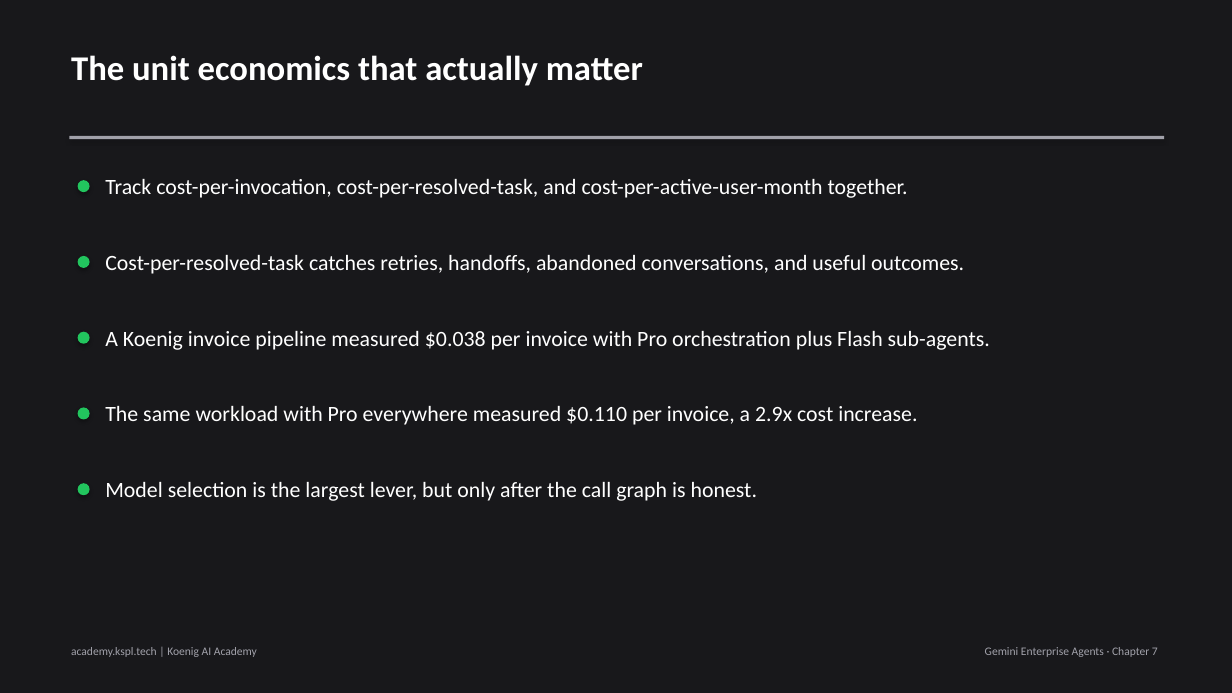
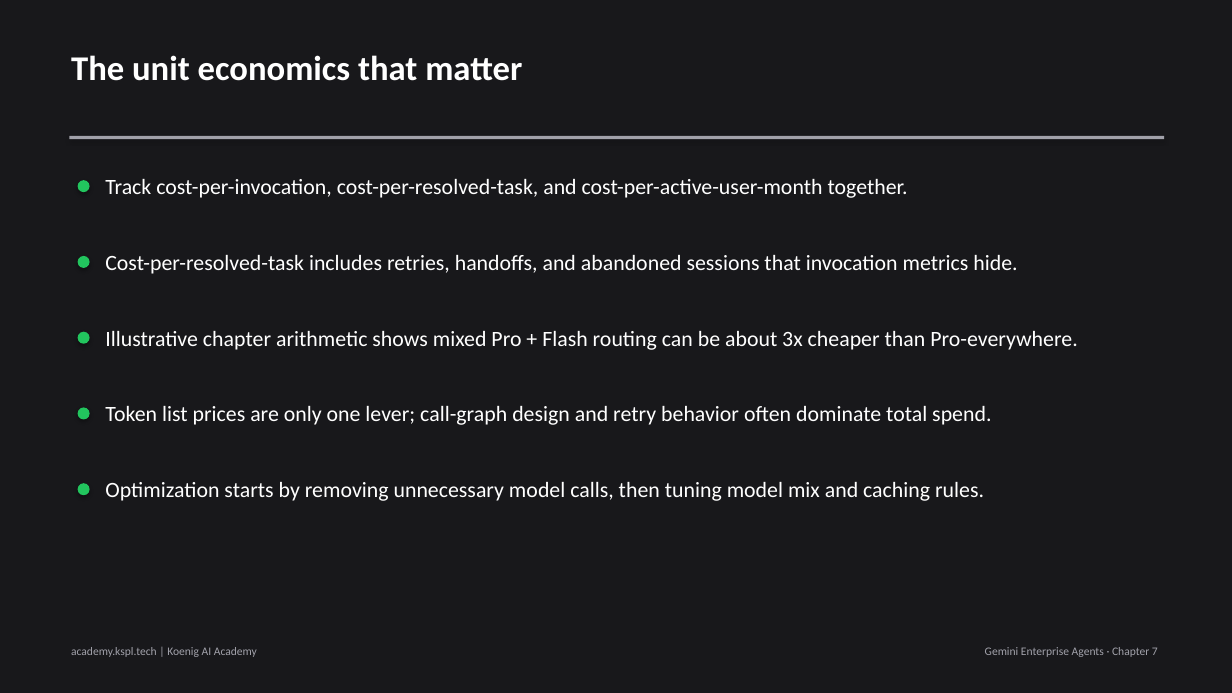
Before and after one commit to Koenig-Solutions-Private-Limited/koenig-ai-org, a slide deck: slide 3 of vault/courses/gemini-enterprise-agents/ch07-slides.pptx. Drawn at 1232x693 pixels with LibreOffice and Linux fonts; fonts in the diff are those of the drawing. Boxes give left, top, right and bottom in pixels: in the first picture for what was removed or moved away, otherwise in the second. Text is boxed around its words. In the diff, an @@ line names an element or a change of style, - is before the commit and + after.

```diff
--- a/vault/courses/gemini-enterprise-agents/ch07-slides.pptx
+++ b/vault/courses/gemini-enterprise-agents/ch07-slides.pptx
@@ text at [71,55,522,81]: text changed @@
-The unit economics that actually matter
+The unit economics that matter
@@ text at [105,255,1017,274]: text changed @@
-Cost-per-resolved-task catches retries, handoffs, abandoned conversations, and useful outcomes.
+Cost-per-resolved-task includes retries, handoffs, and abandoned sessions that invocation metrics hide.
@@ text at [105,331,1077,350]: text changed @@
-A Koenig invoice pipeline measured $0.038 per invoice with Pro orchestration plus Flash sub-agents.
+Illustrative chapter arithmetic shows mixed Pro + Flash routing can be about 3x cheaper than Pro-everywhere.
@@ text at [105,406,991,425]: text changed @@
-The same workload with Pro everywhere measured $0.110 per invoice, a 2.9x cost increase.
+Token list prices are only one lever; call-graph design and retry behavior often dominate total spend.
@@ text at [105,482,984,501]: text changed @@
-Model selection is the largest lever, but only after the call graph is honest.
+Optimization starts by removing unnecessary model calls, then tuning model mix and caching rules.
```
Also in this commit, not shown: 6 other slides changed, 1 slide removed, 12 other files.
